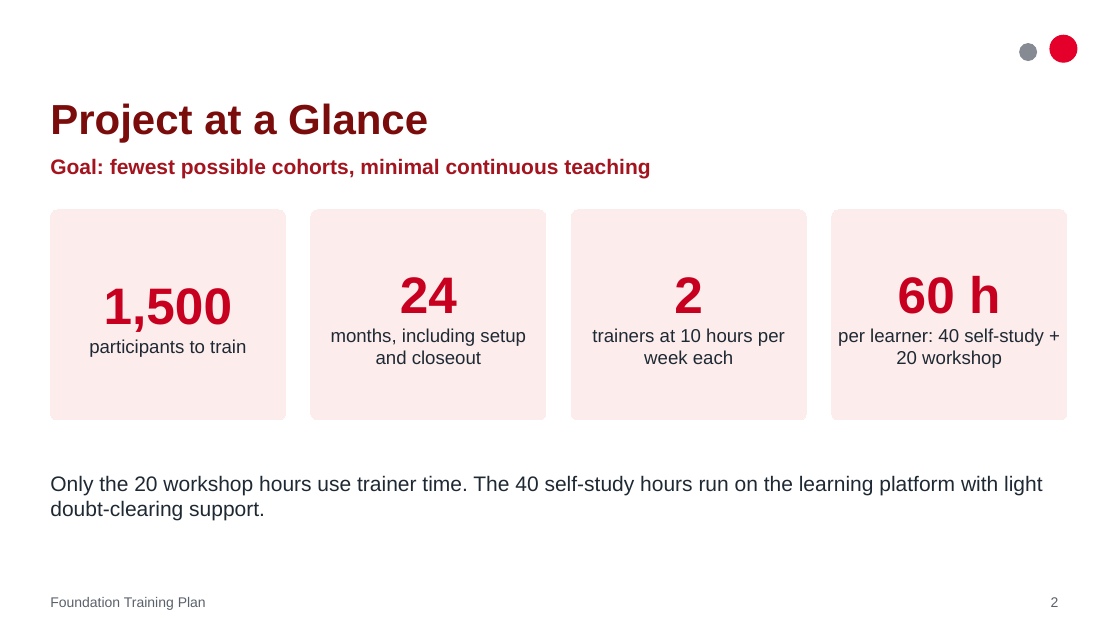
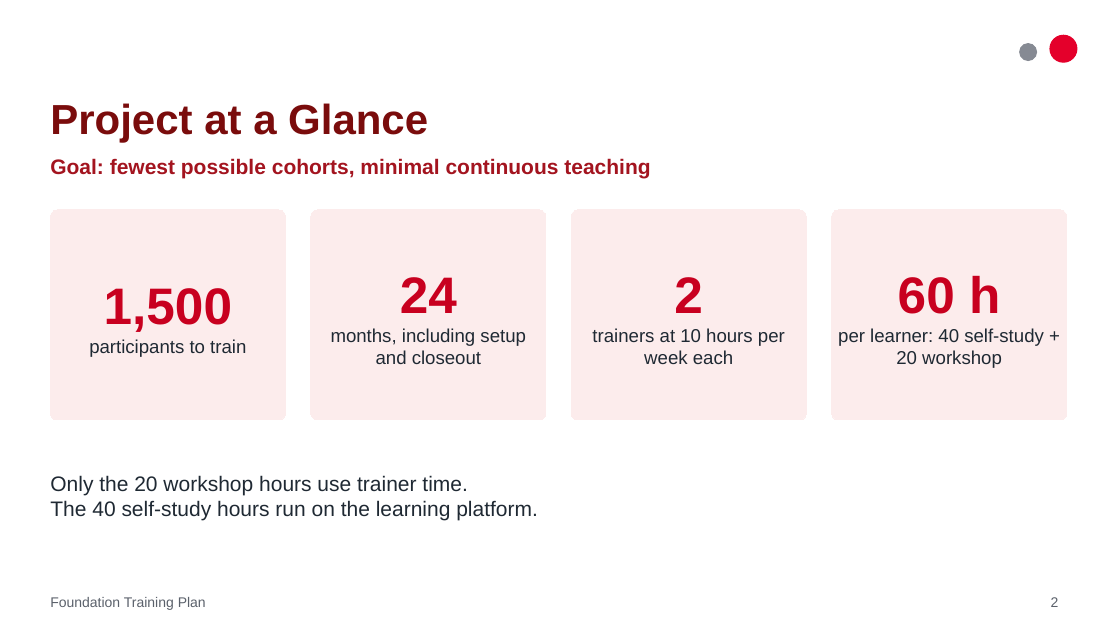
Before and after one commit to gitparihub-NAAMII/EU-UDAAN, a slide deck: slide 2 of AI Foundation/Agritech/foundation-training-plan 1106.pptx. Drawn at 1120x630 pixels with LibreOffice and Linux fonts; fonts in the diff are those of the drawing; background and template pictures are left out. Boxes give left, top, right and bottom in pixels: in the first picture for what was removed or moved away, otherwise in the second. Text is boxed around its words. In the diff, an @@ line names an element or a change of style, - is before the commit and + after.

```diff
--- a/AI Foundation/Agritech/foundation-training-plan 1106.pptx
+++ b/AI Foundation/Agritech/foundation-training-plan 1106.pptx
@@ text at [50, 475, 538, 521]: text changed @@
-Only the 20 workshop hours use trainer time. The 40 self-study hours run on the learning platform with light doubt-clearing support.
+Only the 20 workshop hours use trainer time.
+The 40 self-study hours run on the learning platform.
```
